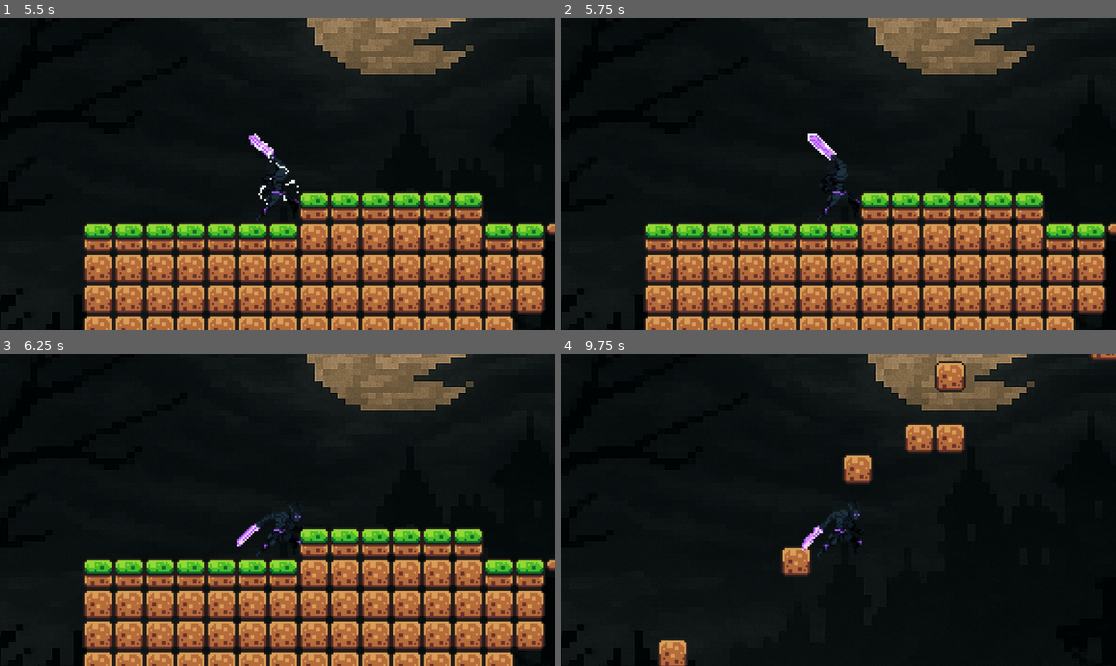
Above: before the commit, frames 1-4 (two rows, left to right).
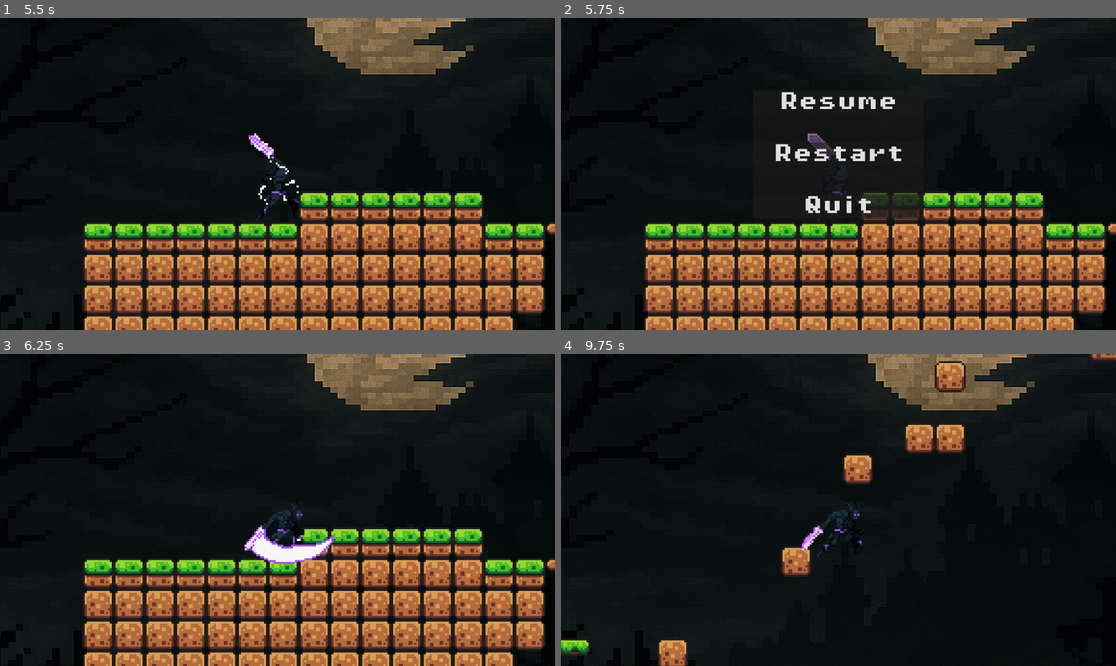
Above: after the commit, the same moments.

Repository: MalachiDuToit/SlimeSmeared
Game: Godot game, scene res://Scenes/main_menu.tscn
The game is run twice, just before and just after one commit, with the same random seed, the same clock (stepped at 60 frames per second) and the same inputs. Sound files missing from this copy of the repository are replaced by a short silence.
Inputs (mouse positions are in pixels of both pictures, inside the frame that each line leads up to):
- Up to frame 1 (5.5 s): click "Options" at 0.5 s; click "Level 2" at 1.25 s; move the mouse to (399, 158) at 2.02 s; hold Right (move_right) 2.03-3.53 s; click (399, 158) at 2.1 s; tap Up (jump) at 2.27, 3.02, 4.52, 5.27 s; move the mouse to (166, 189) at 2.77 s; click (166, 189) at 2.85 s; move the mouse to (333, 105) at 3.52 s; hold Left (move_left) 3.53-4.28 s; click (333, 105) at 3.6 s; move the mouse to (249, 236) at 4.27 s; hold Right (move_right) from 4.28 s (still down); click (249, 236) at 4.35 s; move the mouse to (444, 220) at 5.02 s; click (444, 220) at 5.1 s
- Up to frame 2 (5.75 s): keep holding Right (move_right); tap Escape (Pause) at 5.65 s
- Up to frame 3 (6.25 s): release Right (move_right) at 5.75 s; click (277, 438) at 5.75 s, where only the run after the commit has a clickable "Resume"
- Up to frame 4 (9.75 s): move the mouse to (672, 463) at 6.52 s; hold Left (move_left) 6.53-7.28 s; click (672, 463) at 6.6 s; tap Up (jump) at 6.77, 8.27, 9.02 s; move the mouse to (866, 510) at 7.27 s; hold Right (move_right) 7.28-8.03 s; click (866, 510) at 7.35 s; move the mouse to (755, 432) at 8.02 s; hold Left (move_left) 8.03-9.53 s; click (755, 432) at 8.1 s; move the mouse to (960, 494) at 8.77 s; click (960, 494) at 8.85 s; move the mouse to (727, 525) at 9.52 s; hold Right (move_right) from 9.53 s (still down); click (727, 525) at 9.6 s

Frame 1 is identical in both runs. In frame 2, 2.3% of the frame differs, in the area x 38-66%, y 23-65%; in frame 3, 1.2%; in frame 4, 0.2%.

Commit message:
Health & Pause

Diff:
--- a/Levels/Endgame.tscn
+++ b/Levels/Endgame.tscn
@@ -16,8 +16,8 @@
 
 [node name="Panel" type="Panel" parent="."]
 layout_mode = 0
-offset_right = 1152.0
-offset_bottom = 648.0
+offset_right = 2177.0
+offset_bottom = 1282.0
 theme_override_styles/panel = SubResource("StyleBoxTexture_cob7n")
 
 [node name="Label" type="Label" parent="."]
--- a/Levels/Level_2.tscn
+++ b/Levels/Level_2.tscn
@@ -9,6 +9,7 @@
 [ext_resource type="PackedScene" uid="uid://bdyfuu7qww0oo" path="res://Coin2.tscn" id="6_tfynm"]
 [ext_resource type="PackedScene" uid="uid://cp665kyp2pngy" path="res://Scenes/killzone.tscn" id="7_vb2uo"]
 [ext_resource type="PackedScene" uid="uid://ciwtxludaldwg" path="res://Scenes/Double_Jump.tscn" id="9_t5q4t"]
+[ext_resource type="PackedScene" uid="uid://bsl31bnwqrmgd" path="res://Scenes/pause_menu.tscn" id="10_jxnvv"]
 
 [sub_resource type="TileSetAtlasSource" id="TileSetAtlasSource_506po"]
 texture = ExtResource("1_e2lwy")
@@ -491,3 +492,7 @@
 
 [node name="Area2D" parent="." instance=ExtResource("9_t5q4t")]
 position = Vector2(265, 446)
+
+[node name="CanvasLayer" type="CanvasLayer" parent="."]
+
+[node name="PauseMenu" parent="CanvasLayer" instance=ExtResource("10_jxnvv")]
--- a/Levels/Level_3.tscn
+++ b/Levels/Level_3.tscn
@@ -6,6 +6,8 @@
 [ext_resource type="AudioStream" uid="uid://nkuvhyapn6r6" path="res://Assets/sounds/Flamefrags-Theme.mp3" id="4_girl1"]
 [ext_resource type="Texture2D" uid="uid://bokwn8fex6t87" path="res://Assets/sprites/TileMaps/layer_1.png" id="4_usv5v"]
 [ext_resource type="PackedScene" uid="uid://cp665kyp2pngy" path="res://Scenes/killzone.tscn" id="5_67bi5"]
+[ext_resource type="FontFile" uid="uid://byw0wvcjq6cor" path="res://Assets/fonts/ByteBounce.ttf" id="5_aig73"]
+[ext_resource type="PackedScene" uid="uid://bsl31bnwqrmgd" path="res://Scenes/pause_menu.tscn" id="8_c0thm"]
 
 [sub_resource type="TileSetAtlasSource" id="TileSetAtlasSource_02bvr"]
 texture = ExtResource("1_a6uw1")
@@ -206,6 +208,15 @@
 scale = Vector2(1.7625, 1.94444)
 texture = ExtResource("4_usv5v")
 
+[node name="HealthDisplay" type="Label" parent="Player"]
+offset_left = -144.0
+offset_top = -81.0
+offset_right = -104.0
+offset_bottom = -58.0
+theme_override_fonts/font = ExtResource("5_aig73")
+theme_override_font_sizes/font_size = 47
+text = "10"
+
 [node name="Executioner" parent="." instance=ExtResource("3_r6nnp")]
 position = Vector2(-1750, -39)
 
@@ -215,3 +226,7 @@
 [node name="CollisionShape2D" type="CollisionShape2D" parent="Killzone"]
 position = Vector2(0, -57)
 shape = SubResource("WorldBoundaryShape2D_usv5v")
+
+[node name="CanvasLayer" type="CanvasLayer" parent="."]
+
+[node name="PauseMenu" parent="CanvasLayer" instance=ExtResource("8_c0thm")]
--- /dev/null
+++ b/Scenes/pause_menu.tscn
@@ -0,0 +1,108 @@
+[gd_scene load_steps=8 format=3 uid="uid://bsl31bnwqrmgd"]
+
+[ext_resource type="Script" uid="uid://chxjese7vvaq6" path="res://Scripts/pause_menu.gd" id="1_1och7"]
+[ext_resource type="Shader" uid="uid://8qdmqvimeo3i" path="res://pause_menu.gdshader" id="1_emv3i"]
+[ext_resource type="FontFile" uid="uid://b2ekuk6jpqj7e" path="res://Assets/fonts/PixelOperator8-Bold.ttf" id="2_k0w1u"]
+
+[sub_resource type="ShaderMaterial" id="ShaderMaterial_k0w1u"]
+shader = ExtResource("1_emv3i")
+shader_parameter/lod = 0.0
+
+[sub_resource type="Animation" id="Animation_1och7"]
+resource_name = "blur"
+length = 0.3
+tracks/0/type = "value"
+tracks/0/imported = false
+tracks/0/enabled = true
+tracks/0/path = NodePath("ColorRect:material:shader_parameter/lod")
+tracks/0/interp = 1
+tracks/0/loop_wrap = true
+tracks/0/keys = {
+"times": PackedFloat32Array(0, 0.3),
+"transitions": PackedFloat32Array(1, 1),
+"update": 0,
+"values": [0.0, 3.0]
+}
+
+[sub_resource type="Animation" id="Animation_bpi0q"]
+length = 0.001
+tracks/0/type = "value"
+tracks/0/imported = false
+tracks/0/enabled = true
+tracks/0/path = NodePath("ColorRect:material:shader_parameter/lod")
+tracks/0/interp = 1
+tracks/0/loop_wrap = true
+tracks/0/keys = {
+"times": PackedFloat32Array(0),
+"transitions": PackedFloat32Array(1),
+"update": 0,
+"values": [0.0]
+}
+
+[sub_resource type="AnimationLibrary" id="AnimationLibrary_vmyb1"]
+_data = {
+&"RESET": SubResource("Animation_bpi0q"),
+&"blur": SubResource("Animation_1och7")
+}
+
+[node name="PauseMenu" type="Control"]
+process_mode = 3
+layout_mode = 3
+anchors_preset = 15
+anchor_right = 1.0
+anchor_bottom = 1.0
+grow_horizontal = 2
+grow_vertical = 2
+script = ExtResource("1_1och7")
+
+[node name="ColorRect" type="ColorRect" parent="."]
+material = SubResource("ShaderMaterial_k0w1u")
+layout_mode = 0
+offset_right = 1152.0
+offset_bottom = 648.0
+color = Color(1, 1, 1, 0)
+
+[node name="PanelContainer" type="PanelContainer" parent="."]
+layout_mode = 1
+anchors_preset = 8
+anchor_left = 0.5
+anchor_top = 0.5
+anchor_right = 0.5
+anchor_bottom = 0.5
+offset_left = -177.0
+offset_top = -174.0
+offset_right = 177.0
+offset_bottom = 93.0
+grow_horizontal = 2
+grow_vertical = 2
+
+[node name="VBoxContainer" type="VBoxContainer" parent="PanelContainer"]
+layout_mode = 2
+theme_override_constants/separation = 60
+
+[node name="Button" type="Button" parent="PanelContainer/VBoxContainer"]
+layout_mode = 2
+theme_override_fonts/font = ExtResource("2_k0w1u")
+theme_override_font_sizes/font_size = 40
+text = "Resume"
+
+[node name="Button2" type="Button" parent="PanelContainer/VBoxContainer"]
+layout_mode = 2
+theme_override_fonts/font = ExtResource("2_k0w1u")
+theme_override_font_sizes/font_size = 40
+text = "Restart"
+
+[node name="Button3" type="Button" parent="PanelContainer/VBoxContainer"]
+layout_mode = 2
+theme_override_fonts/font = ExtResource("2_k0w1u")
+theme_override_font_sizes/font_size = 40
+text = "Quit"
+
+[node name="AnimationPlayer" type="AnimationPlayer" parent="."]
+libraries = {
+&"": SubResource("AnimationLibrary_vmyb1")
+}
+
+[connection signal="pressed" from="PanelContainer/VBoxContainer/Button" to="." method="_on_button_pressed"]
+[connection signal="pressed" from="PanelContainer/VBoxContainer/Button2" to="." method="_on_button_2_pressed"]
+[connection signal="pressed" from="PanelContainer/VBoxContainer/Button3" to="." method="_on_button_3_pressed"]
--- /dev/null
+++ b/Scripts/pause_menu.gd
@@ -0,0 +1,41 @@
+extends Control
+
+func _ready() -> void:
+	set_process_mode(Node.PROCESS_MODE_ALWAYS)
+	$AnimationPlayer.play("RESET")
+	visible = false
+
+func _process(delta: float) -> void:
+	# Handle pause toggle input
+	test_esc()
+
+func test_esc():
+	if Input.is_action_just_pressed("Pause"):
+		if get_tree().paused:
+			resume()
+		else:
+			pause()
+
+func pause():
+	get_tree().paused = true
+	$AnimationPlayer.play("blur")
+	visible = true
+
+func resume():
+	get_tree().paused = false
+	$AnimationPlayer.play_backwards("blur")
+	visible = false
+
+# Resume button
+func _on_button_pressed() -> void:
+	resume()
+
+# Retry button
+func _on_button_2_pressed() -> void:
+	resume()
+	get_tree().reload_current_scene()
+
+# Quit to main menu button
+func _on_button_3_pressed() -> void:
+	resume()
+	get_tree().change_scene_to_file("res://Scenes/main_menu.tscn")
--- a/Scripts/player.gd
+++ b/Scripts/player.gd
@@ -16,6 +16,7 @@
 var SPEED = BASE_SPEED
 var JUMP_VELOCITY = BASE_JUMP
 
+@onready var health_display: Label = $HealthDisplay
 @onready var animated_sprite: AnimatedSprite2D = $AnimatedSprite2D
 @onready var attack_hitbox: Area2D = $AttackHitbox
 @onready var enemy: Node2D = get_parent().find_child("Executioner", true, false)
@@ -110,6 +111,7 @@
 
 	is_hurt = true
 	health -= 10
+	health_display.text = str(health / 10)
 	#print("Player took damage! Health now:", health)
 
 	# --- Knockback ---
@@ -117,7 +119,7 @@
 	var direction = sign(global_position.x - enemy.global_position.x)
 	velocity.x = direction * knockback_force
 	velocity.y = -knockback_force * 0.5
-
+	move_and_slide()
 	animated_sprite.play("Hurt")
 	await animated_sprite.animation_finished
 
--- /dev/null
+++ b/pause_menu.gdshader
@@ -0,0 +1,9 @@
+shader_type canvas_item;
+uniform sampler2D SCREEN_TEXTURE: hint_screen_texture, filter_linear_mipmap;
+
+uniform float lod: hint_range(0.0, 5) = 0.0;
+
+void fragment(){
+	vec4 color = texture(SCREEN_TEXTURE, SCREEN_UV, lod);
+	color = color;
+}
--- a/project.godot
+++ b/project.godot
@@ -1,3 +1,11 @@
+; Engine configuration file.
+; It's best edited using the editor UI and not directly,
+; since the parameters that go here are not all obvious.
+;
+; Format:
+;   [section] ; section goes between []
+;   param=value ; assign values to parameters
+
 config_version=5
 
 [application]
Binary file added: Assets/fonts/ByteBounce.ttf
Not shown, added: Assets/fonts/ByteBounce.ttf.import
Binary file added: Assets/fonts/Pixel Game.otf
Not shown, added: Assets/fonts/Pixel Game.otf.import
Not shown, changed: Levels/Level_1.tscn
Not shown: 1 places in Levels/Level_2.tscn that only renumber resources
Not shown: 1 places in Levels/Level_3.tscn that only renumber resources
Not shown, added: Scripts/pause_menu.gd.uid
Not shown, added: pause_menu.gdshader.uid
